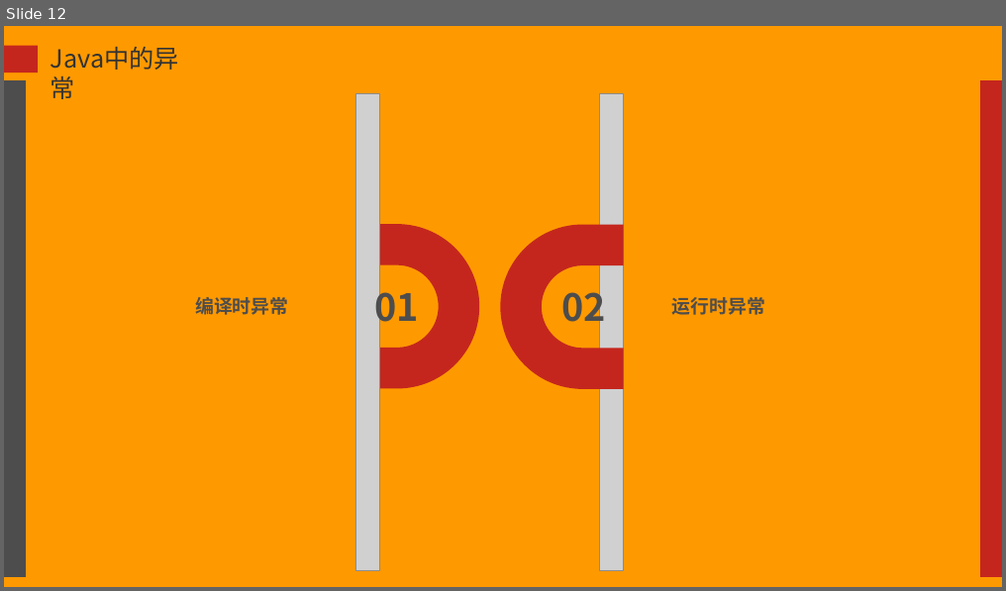
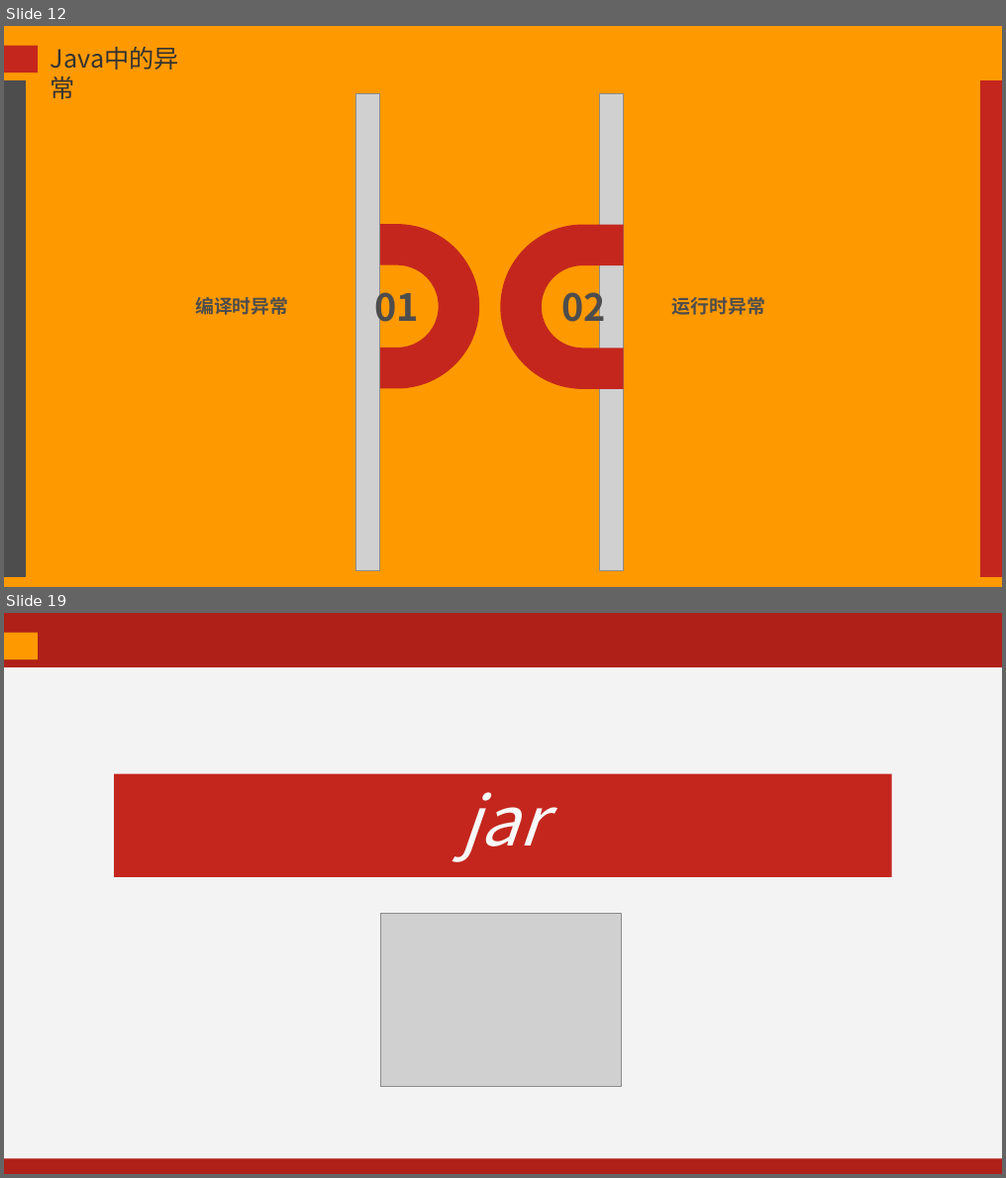
Before and after one commit to kevinjoyce/JavaCourseWare, a slide deck: PPT/每次课PPT/04 面向对象（下）-2.pptx. Shown one above the other, each under a label of ours: slide 12 before the commit, slides 12 and 19 after it; the slides between them are not shown. The pictures are 1006x591 and 1006x1178 pixels, drawn with LibreOffice and Linux fonts; fonts in the diff are those of the drawing; grey boxes stand for pictures; background and template pictures are left out. Boxes give left, top, right and bottom in pixels: in the first picture for what was removed or moved away, otherwise in the second. Text is boxed around its words. In the diff, an @@ line names an element or a change of style, - is before the commit and + after.

```diff
--- a/PPT/每次课PPT/04 面向对象（下）-2.pptx
+++ b/PPT/每次课PPT/04 面向对象（下）-2.pptx
@@ slide 19 added at (x1=4, y1=613, x2=1002, y2=1174), background #AF2019 @@
@@ rectangle added at (x1=4, y1=633, x2=38, y2=660), fill #FF9900 @@
@@ rectangle added at (x1=4, y1=667, x2=1002, y2=1158), fill #F3F3F3 @@
@@ rectangle added at (x1=114, y1=773, x2=891, y2=877), fill #C4261D, 66 pt, text #F8F8F8, italic @@
+jar
@@ picture added at (x1=380, y1=913, x2=621, y2=1086) @@
```
Also in this commit, not shown: 2 slides changed, 8 other slides added, 15 slides removed, 33 other files.
